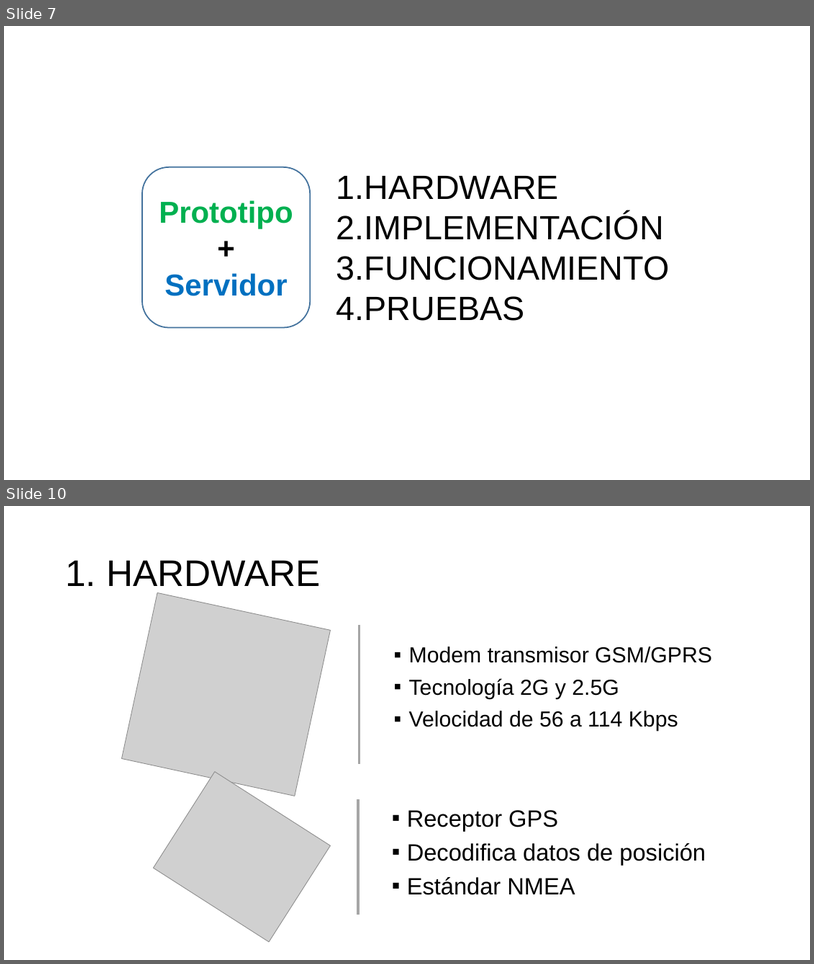
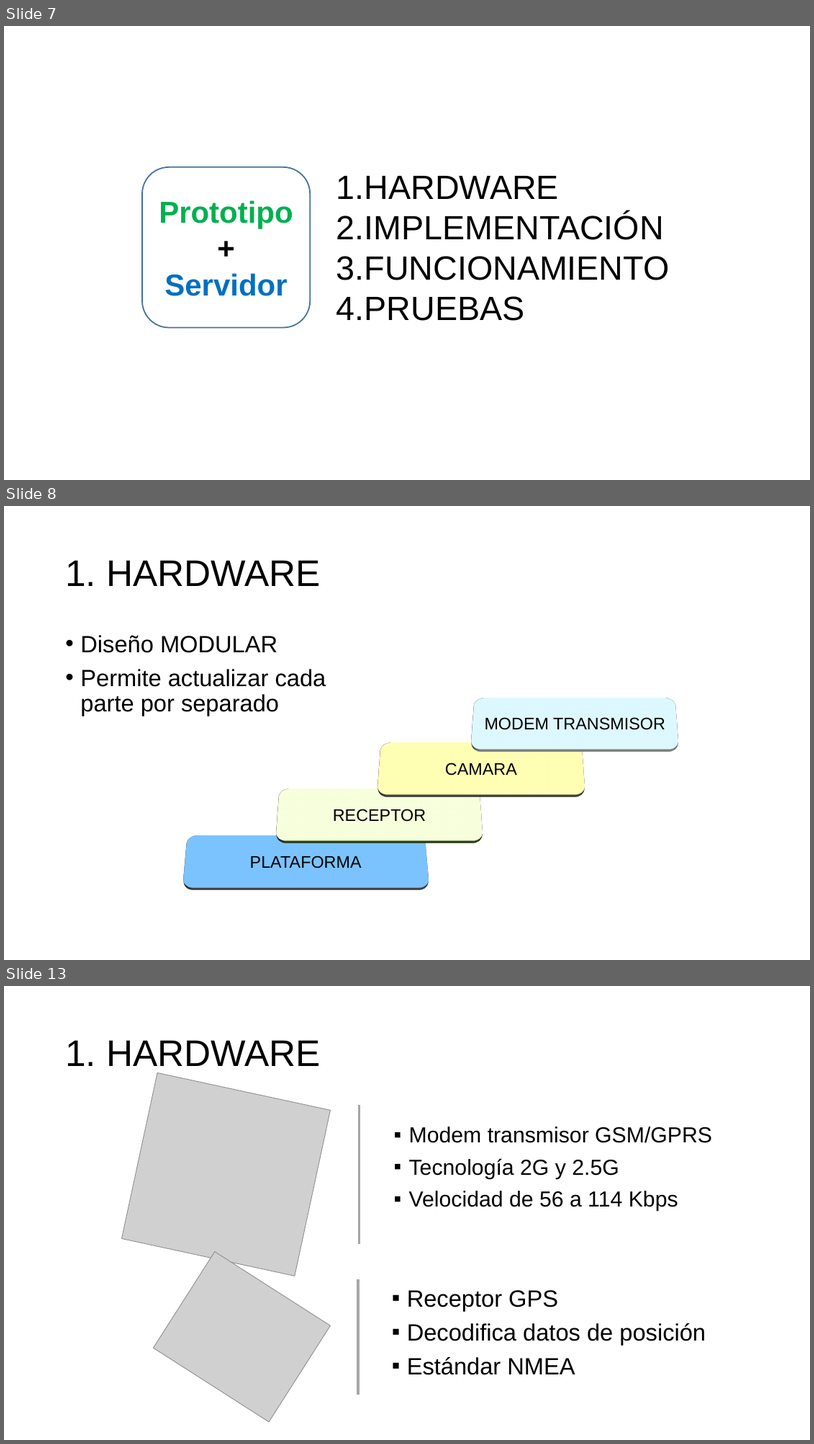
Before and after one commit to aludena18/Tesis, a slide deck: Telelocalización y Captura de Imágenes.pptx. Shown one above the other, each under a label of ours: slides 7 and 10 before the commit, slides 7, 8 and 13 after it; the slides between them are not shown. The pictures are 814x964 and 814x1444 pixels, drawn with LibreOffice and Linux fonts; fonts in the diff are those of the drawing; grey boxes stand for pictures. Boxes give left, top, right and bottom in pixels: in the first picture for what was removed or moved away, otherwise in the second. Text is boxed around its words. In the diff, an @@ line names an element or a change of style, - is before the commit and + after.

```diff
--- a/Telelocalización y Captura de Imágenes.pptx
+++ b/Telelocalización y Captura de Imágenes.pptx
@@ slide 8 added at bbox=[4, 506, 810, 960], background #FFFFFF @@
@@ title added at bbox=[65, 560, 320, 586], 44 pt, text #000000 @@
+1. HARDWARE
@@ text added at bbox=[80, 635, 327, 716], 28 pt, text #000000 @@
+• Diseño MODULAR
+• Permite actualizar cada parte por separado
@@ rounded rectangle added at bbox=[473, 692, 677, 754], fill #8FAADC, outline #43739E 1 pt, 20 pt, text #000000 @@
+MODEM TRANSMISOR
@@ rounded rectangle added at bbox=[380, 736, 584, 800], fill #FFD966, outline #808080 1 pt, 20 pt, text #000000 @@
+CAMARA
@@ rounded rectangle added at bbox=[278, 782, 482, 845], fill #A9D18E, outline #385723 1 pt, 20 pt, text #000000 @@
+RECEPTOR
@@ rounded rectangle added at bbox=[185, 830, 427, 893], fill #2E75B6, outline #808080 1 pt, 20 pt, text #000000 @@
+PLATAFORMA
@@ what was slide 10 is now slide 13 @@
```
Also in this commit, not shown: 4 slides changed, 2 other slides added, 1 other file.
